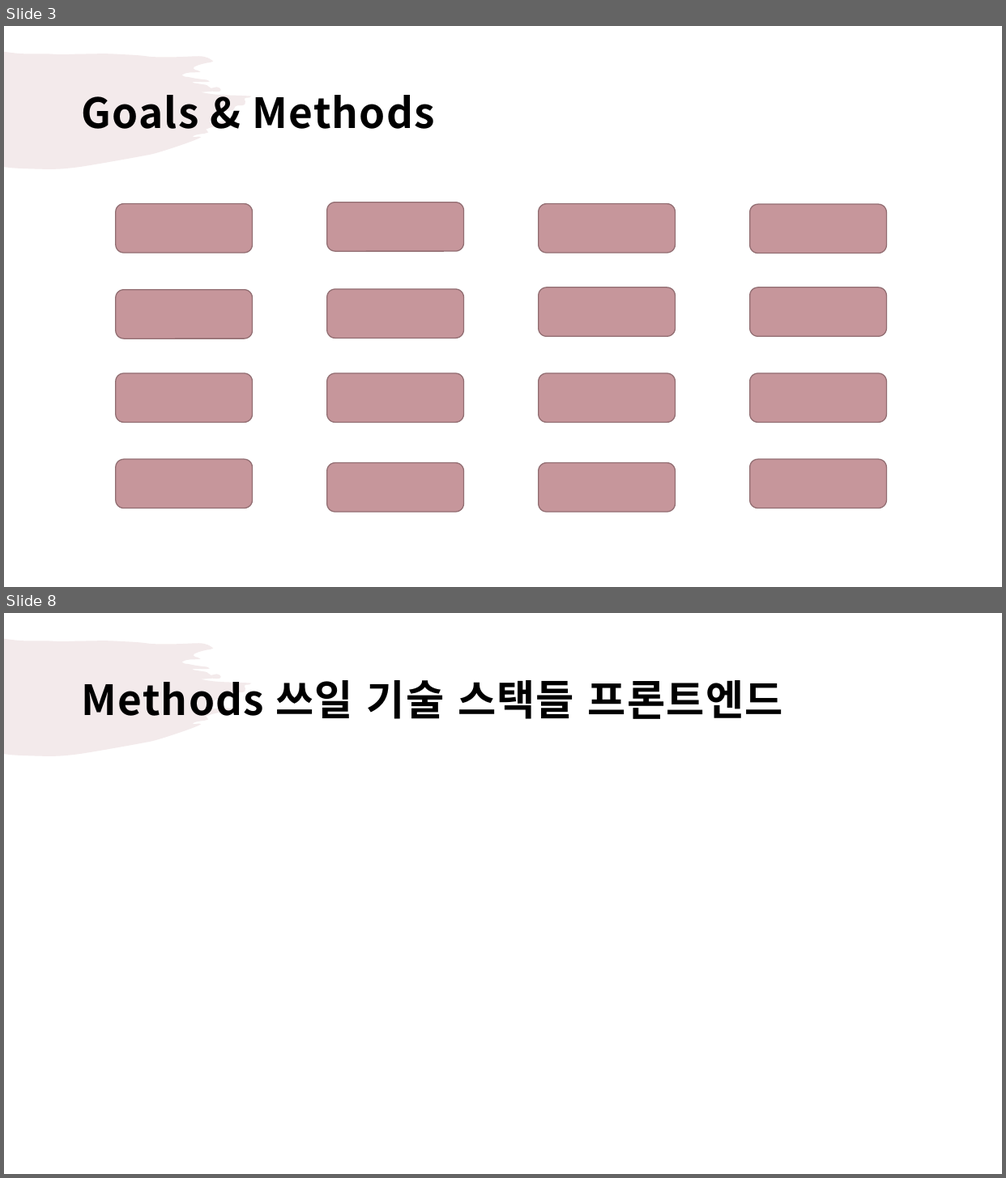
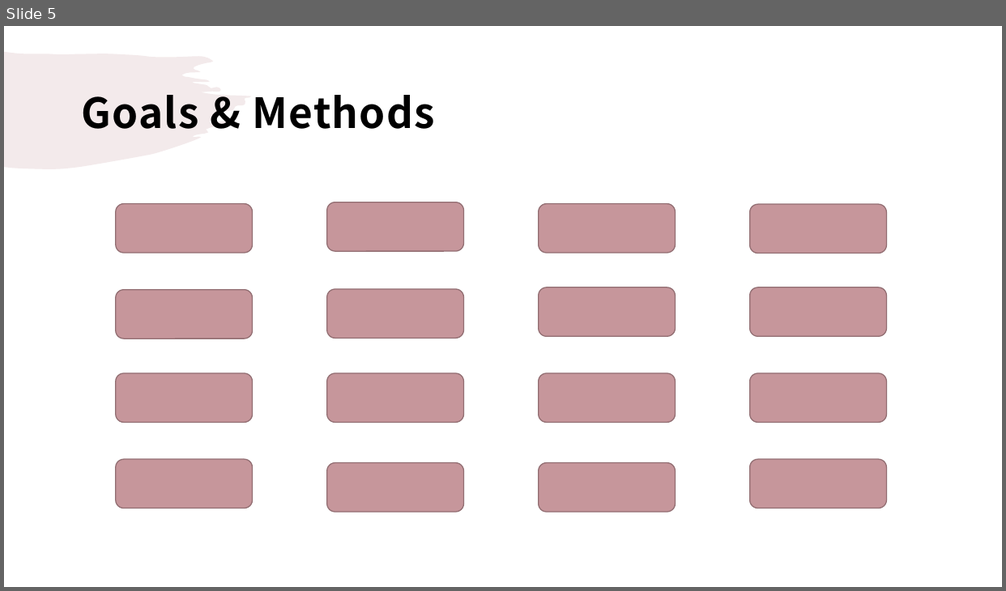
Before and after one commit to droongma/2021spring_41class_team13, a slide deck: 팀플제안서ppt.pptx. Shown one above the other, each under a label of ours: slides 3 and 8 before the commit, slide 5 after it; the slides between them are not shown. The pictures are 1006x1178 and 1006x591 pixels, drawn with LibreOffice and Linux fonts; fonts in the diff are those of the drawing. Boxes give left, top, right and bottom in pixels: in the first picture for what was removed or moved away, otherwise in the second. Text is boxed around its words. In the diff, an @@ line names an element or a change of style, - is before the commit and + after.

```diff
--- a/팀플제안서ppt.pptx
+++ b/팀플제안서ppt.pptx
@@ slide 8 removed at (4, 613, 1002, 1174), background #FFFFFF; not listed: 1 template element that a slide beside it also shows @@
@@ title removed at (82, 680, 783, 719) @@
-Methods 쓰일 기술 스택들 프론트엔드
@@ what was slide 3 is now slide 5 @@
```
Also in this commit, not shown: 4 slides added, 5 other slides removed, 1 other file.
